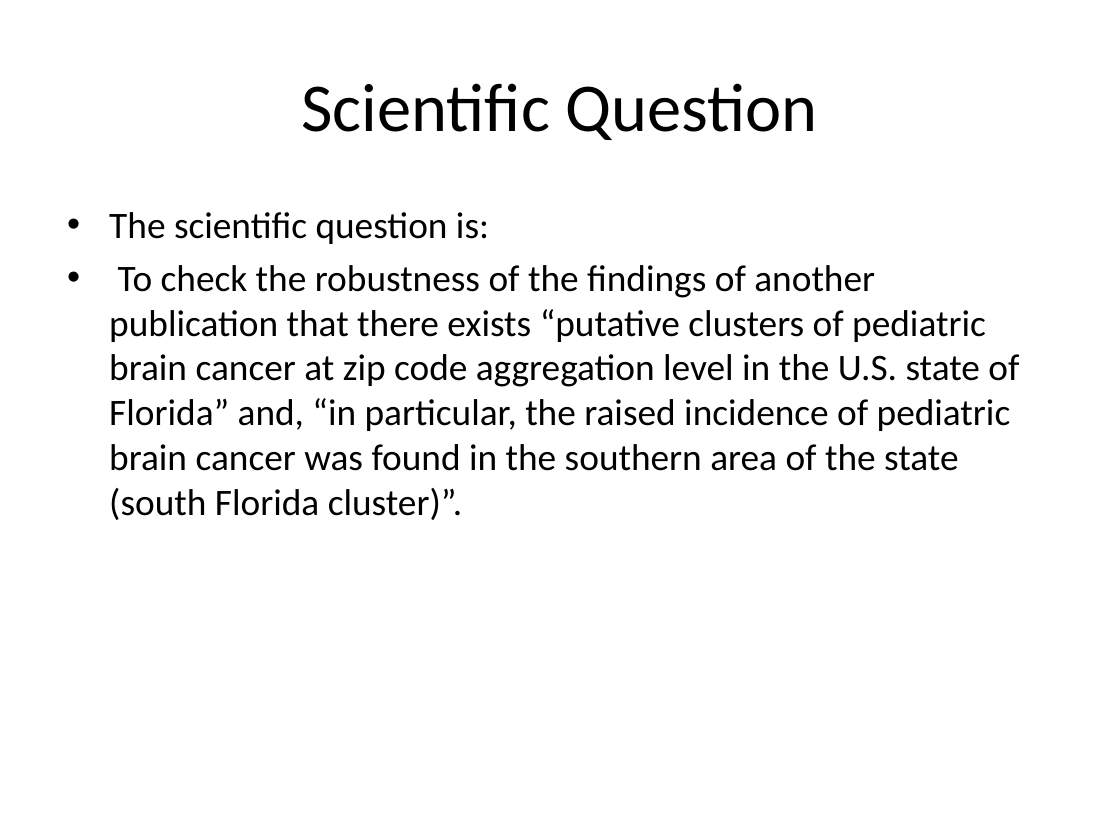
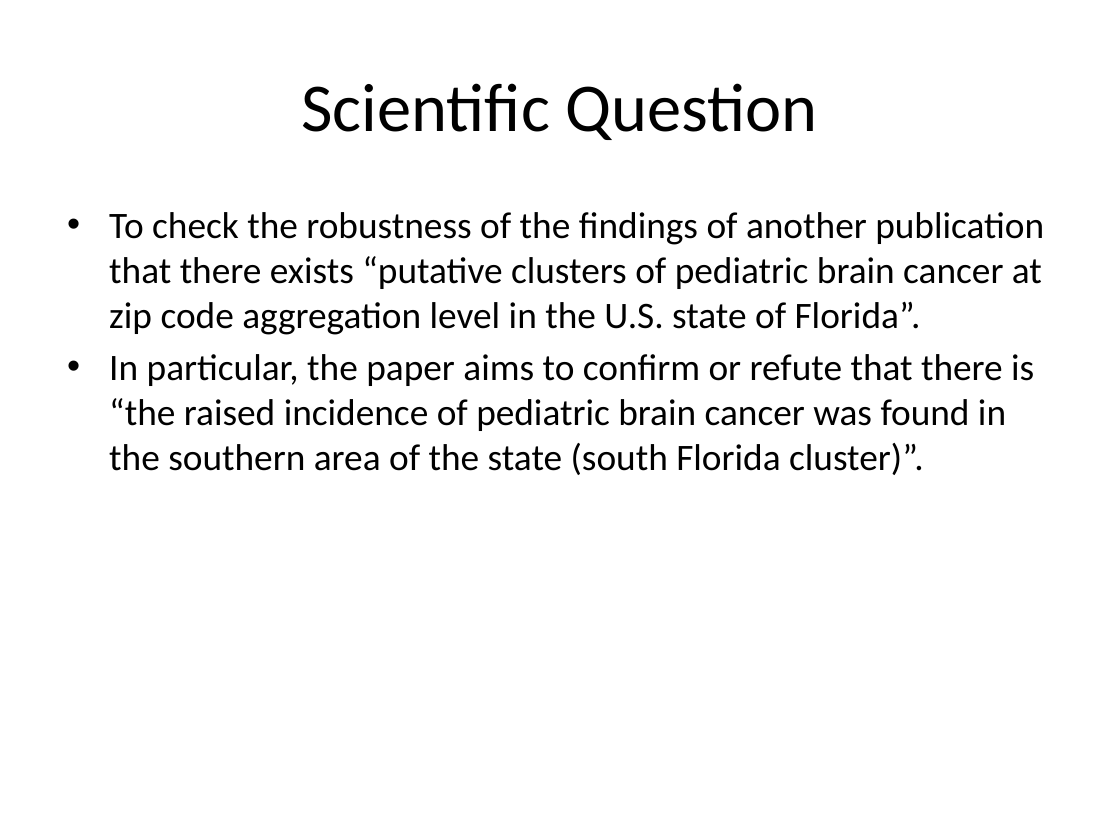
Before and after one commit to mertz2001/stat-inference, a slide deck: slide 2 of STAT3013 Project draft5.pptx. Drawn at 1120x840 pixels with LibreOffice and Linux fonts; fonts in the diff are those of the drawing. Boxes give left, top, right and bottom in pixels: in the first picture for what was removed or moved away, otherwise in the second. Text is boxed around its words. In the diff, an @@ line names an element or a change of style, - is before the commit and + after.

```diff
--- a/STAT3013 Project draft5.pptx
+++ b/STAT3013 Project draft5.pptx
@@ text at [109,212,1044,475]: text changed @@
-• The scientific question is:
-• To check the robustness of the findings of another publication that there exists “putative clusters of pediatric brain cancer at zip code aggregation level in the U.S. state of Florida” and, “in particular, the raised incidence of pediatric brain cancer was found in the southern area of the state (south Florida cluster)”.
+• To check the robustness of the findings of another publication that there exists “putative clusters of pediatric brain cancer at zip code aggregation level in the U.S. state of Florida”.
+• In particular, the paper aims to confirm or refute that there is “the raised incidence of pediatric brain cancer was found in the southern area of the state (south Florida cluster)”.
```
Also in this commit, not shown: 5 other slides changed, 1 slide added, 1 other file.
